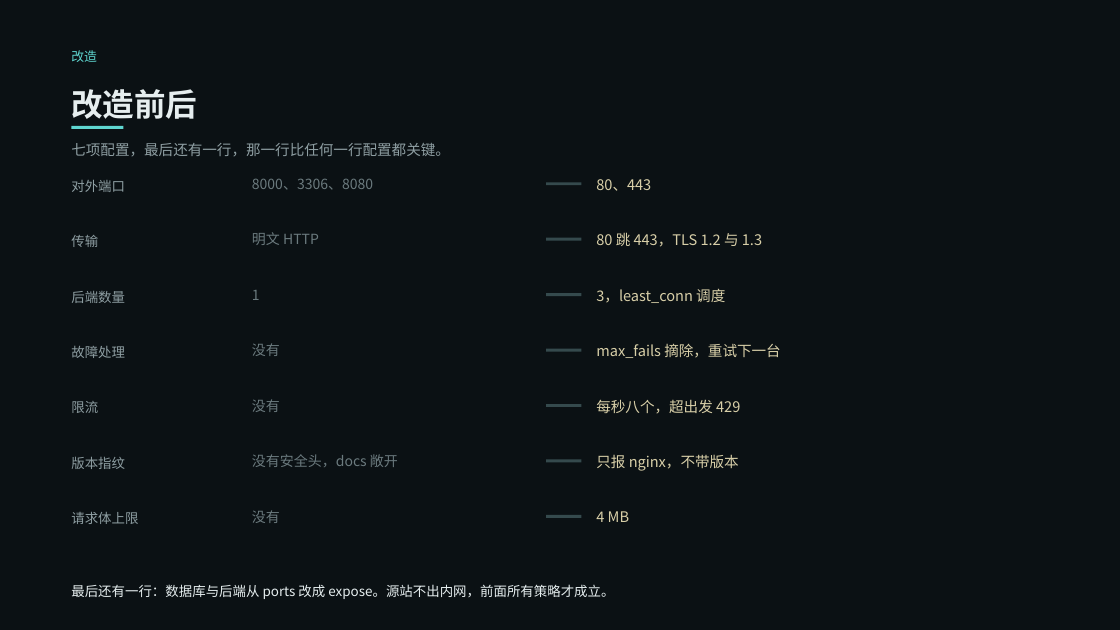
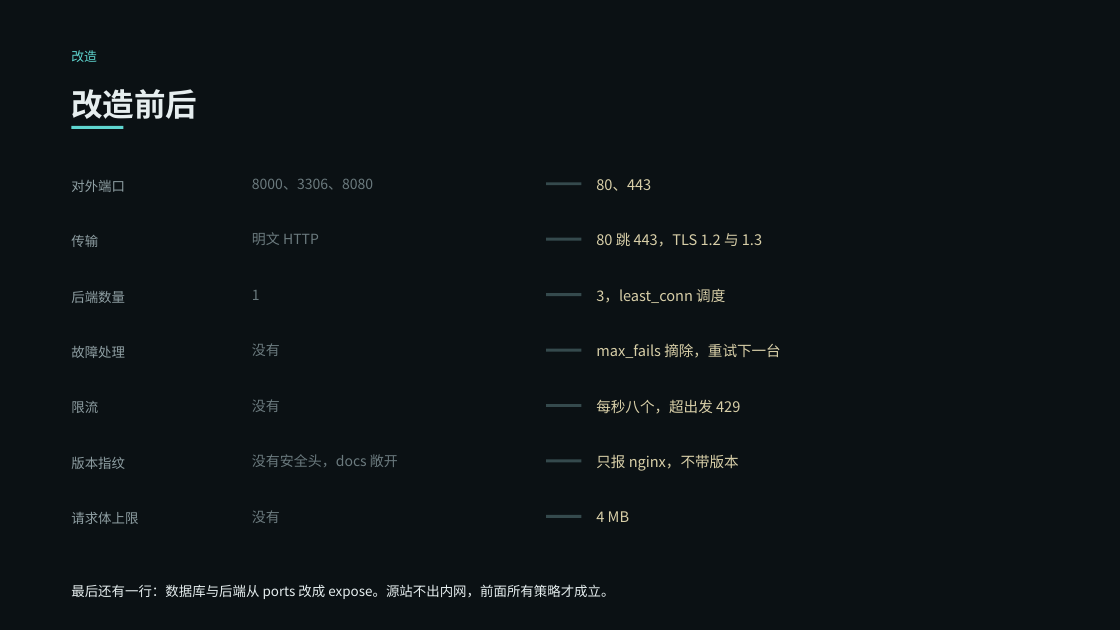
Before and after one commit to VesselPaper/symbiont, a slide deck: slide 16 of share/技术分享-应用代理与负载均衡.pptx. Drawn at 1120x630 pixels with LibreOffice and Linux fonts; fonts in the diff are those of the drawing. Boxes give left, top, right and bottom in pixels: in the first picture for what was removed or moved away, otherwise in the second. Text is boxed around its words. In the diff, an @@ line names an element or a change of style, - is before the commit and + after.

```diff
--- a/share/技术分享-应用代理与负载均衡.pptx
+++ b/share/技术分享-应用代理与负载均衡.pptx
@@ text removed at (71,143,450,156) @@
-七项配置，最后还有一行，那一行比任何一行配置都关键。
```
Also in this commit, not shown: 14 other slides changed, 1 other file.
